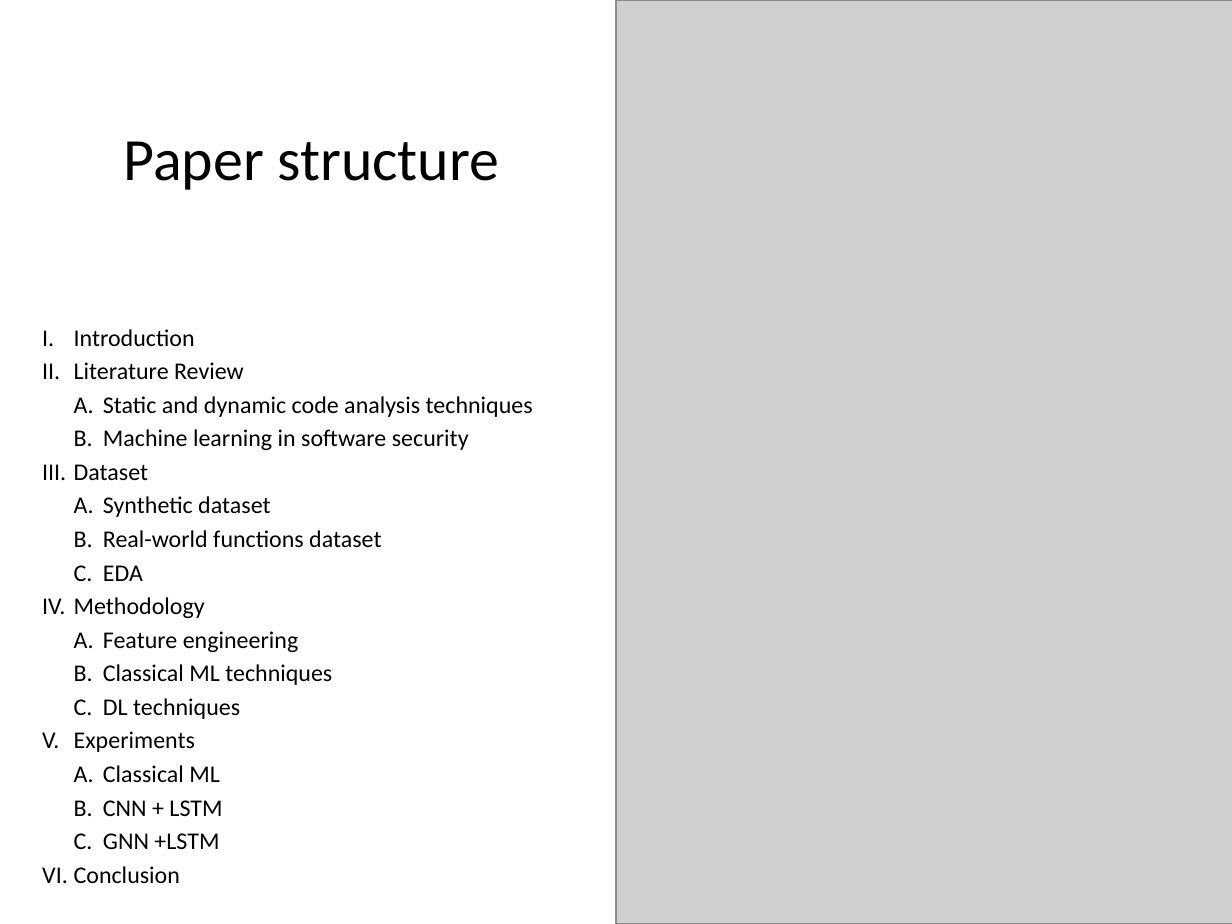
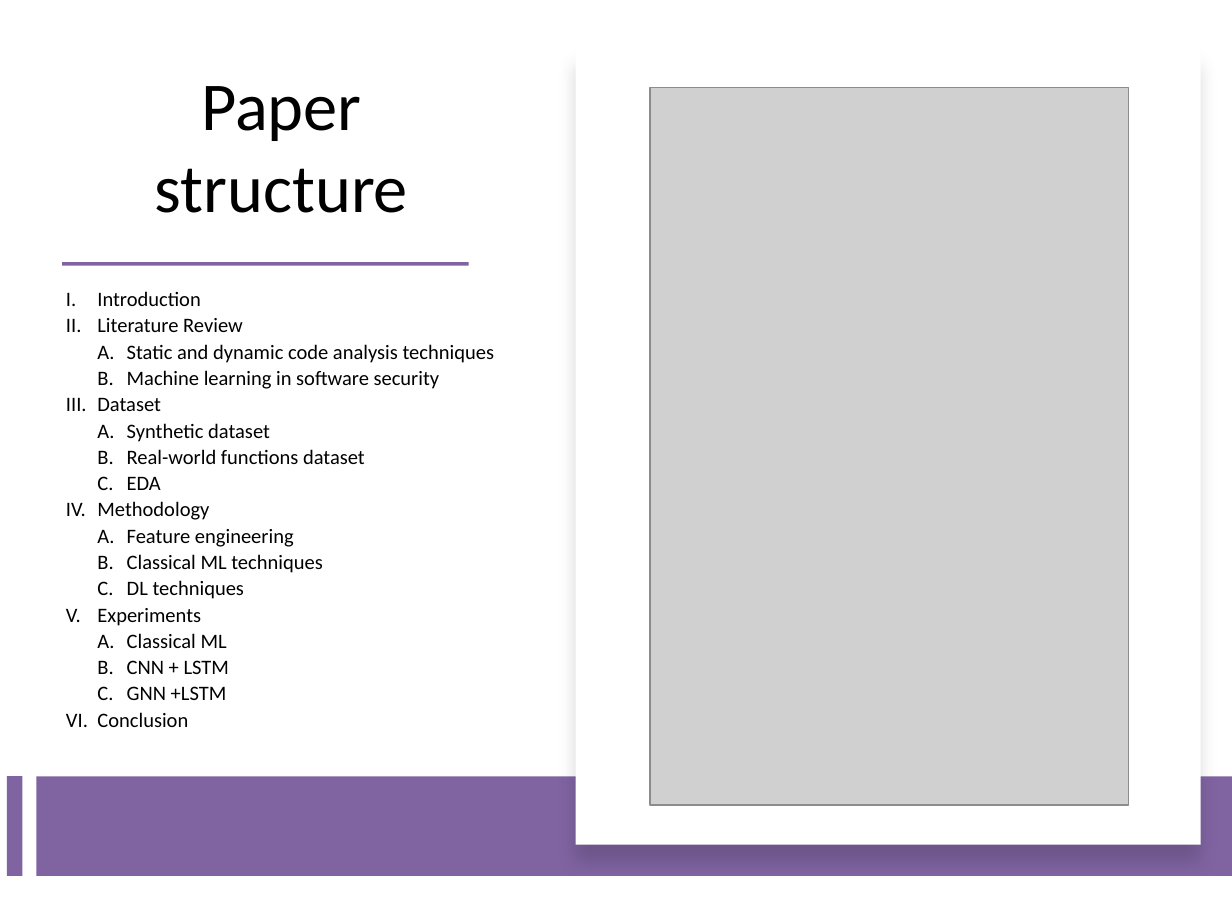
Before and after one commit to TaviFurdui/detecting-vulnerabilities-using-ml, a slide deck: slide 3 of Presentation.pptx. Drawn at 1232x924 pixels with LibreOffice and Linux fonts; fonts in the diff are those of the drawing; grey boxes stand for pictures. Boxes give left, top, right and bottom in pixels: in the first picture for what was removed or moved away, otherwise in the second. Text is boxed around its words. In the diff, an @@ line names an element or a change of style, - is before the commit and + after.

```diff
--- a/Presentation.pptx
+++ b/Presentation.pptx
@@ rectangle removed at box(0, 0, 861, 308) @@
@@ rectangle added at box(575, 48, 1200, 845), fill #FFFFFF @@
@@ title "Paper structure": place and size @@
-title "Paper structure" at box(124, 141, 500, 190)
+title "Paper structure" at box(155, 86, 408, 213)
@@ title "Paper structure" at box(155, 86, 408, 213): size 35 to 40 pt; vertical alignment middle to bottom @@
@@ picture: place and size @@
-picture at box(616, 0, 1232, 924)
+picture at box(650, 87, 1130, 804)
@@ rectangle added at box(63, 262, 469, 266), fill #8064A2 @@
@@ text "Introduction": place and size @@
-text "Introduction" at box(74, 329, 533, 883)
+text "Introduction" at box(97, 291, 494, 727)
@@ text "Introduction" at box(97, 291, 494, 727): size 14 to 12 pt; line spacing 1 to 0.9 @@
@@ rectangle added at box(6, 776, 22, 876), fill #8064A2 @@
@@ rectangle added at box(36, 776, 1232, 876), fill #8064A2 @@
```
Also in this commit, not shown: 5 other slides changed, 8 slides added, 8 slides removed.
